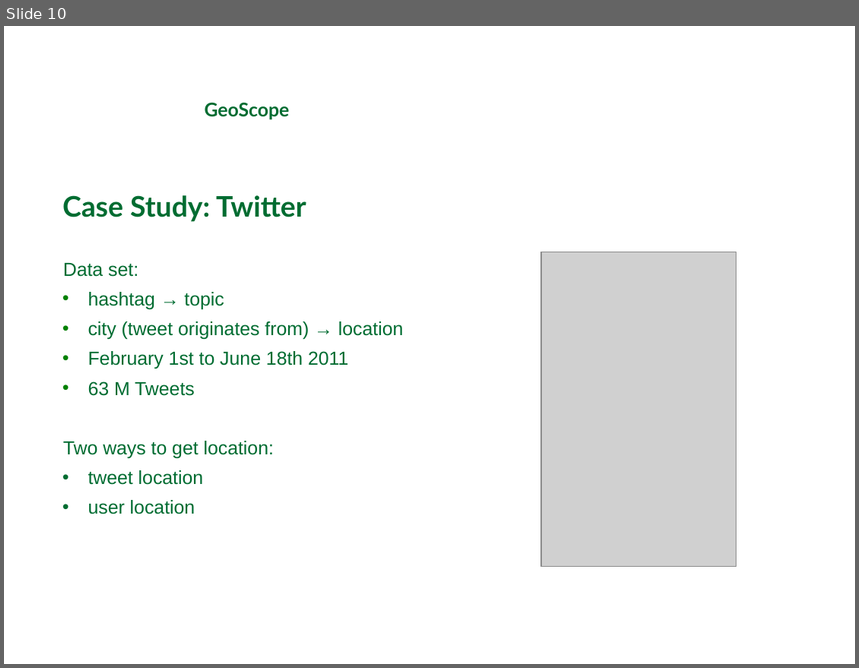
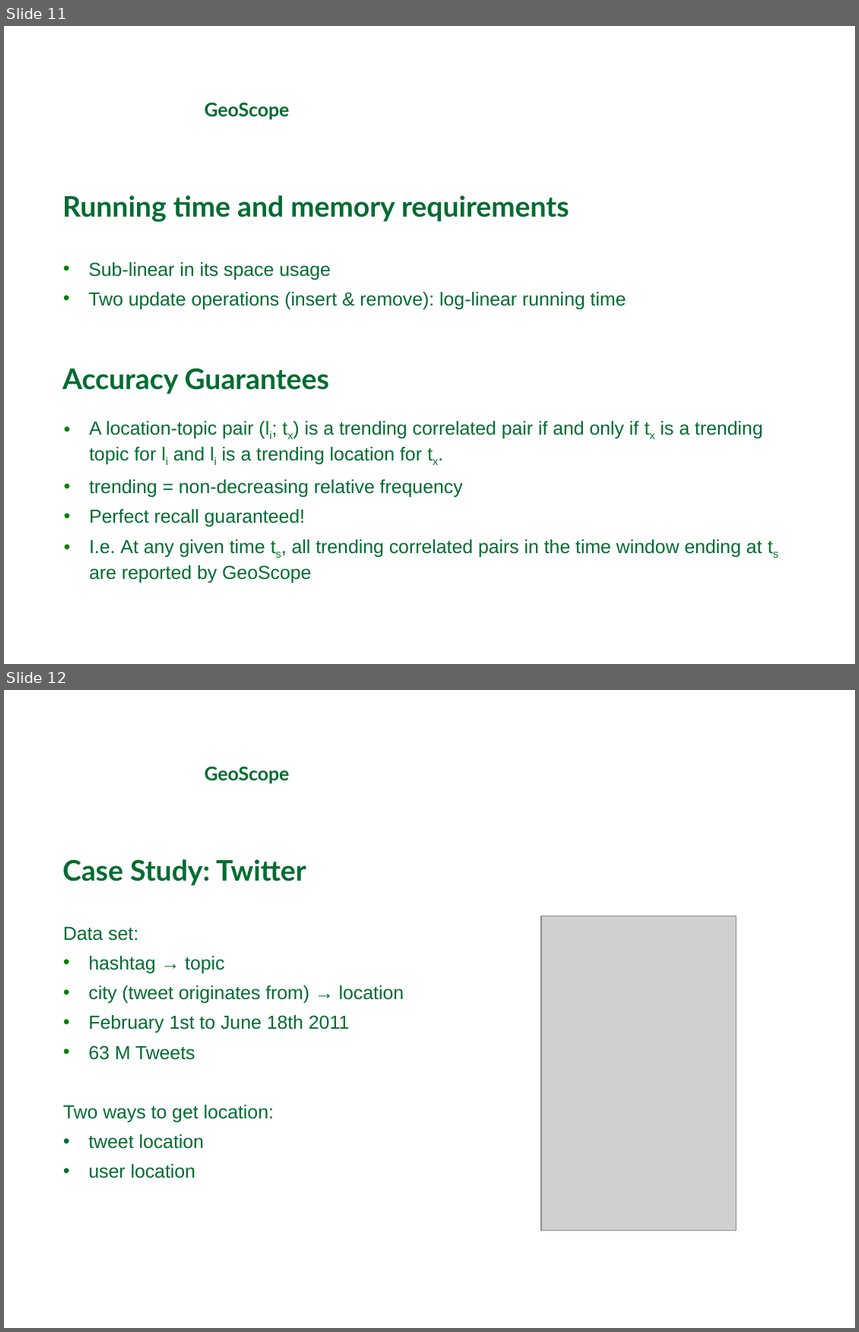
Before and after one commit to michaelprummer/datascience, a slide deck: GeoScope/DataScience1.ppt. Shown one above the other, each under a label of ours: slide 10 before the commit, slides 11 and 12 after it. The pictures are 859x668 and 859x1332 pixels, drawn with LibreOffice and Linux fonts; fonts in the diff are those of the drawing; grey boxes stand for pictures; background and template pictures are left out. Boxes give left, top, right and bottom in pixels: in the first picture for what was removed or moved away, otherwise in the second. Text is boxed around its words. In the diff, an @@ line names an element or a change of style, - is before the commit and + after.

```diff
--- a/GeoScope/DataScience1.ppt
+++ b/GeoScope/DataScience1.ppt
@@ slide 11 added at [4, 26, 855, 664], background picture (left out) @@
@@ text added at [205, 102, 290, 120], 16 pt, text #006C31, bold @@
+GeoScope
@@ text added at [63, 195, 569, 222], 24 pt, text #006C31, bold @@
+Running time and memory requirements
@@ text added at [88, 262, 626, 309], 16 pt, text #006C31 @@
+• Sub-linear in its space usage
+• Two update operations (insert & remove): log-linear running time
@@ text added at [63, 368, 329, 395], 24 pt, text #006C31, bold @@
+Accuracy Guarantees
@@ text added at [89, 421, 763, 583], 16 pt, text #006C31 @@
+• A location-topic pair (li; tx) is a trending correlated pair if and only if tx is a trending topic for li and li is a trending location for tx.
+• trending = non-decreasing relative frequency
+• Perfect recall guaranteed!
+• I.e. At any given time ts, all trending correlated pairs in the time window ending at ts are reported by GeoScope
@@ what was slide 10 is now slide 12 @@
```
Also in this commit, not shown: 5 slides changed, 3 other slides added, 1 slide removed.
